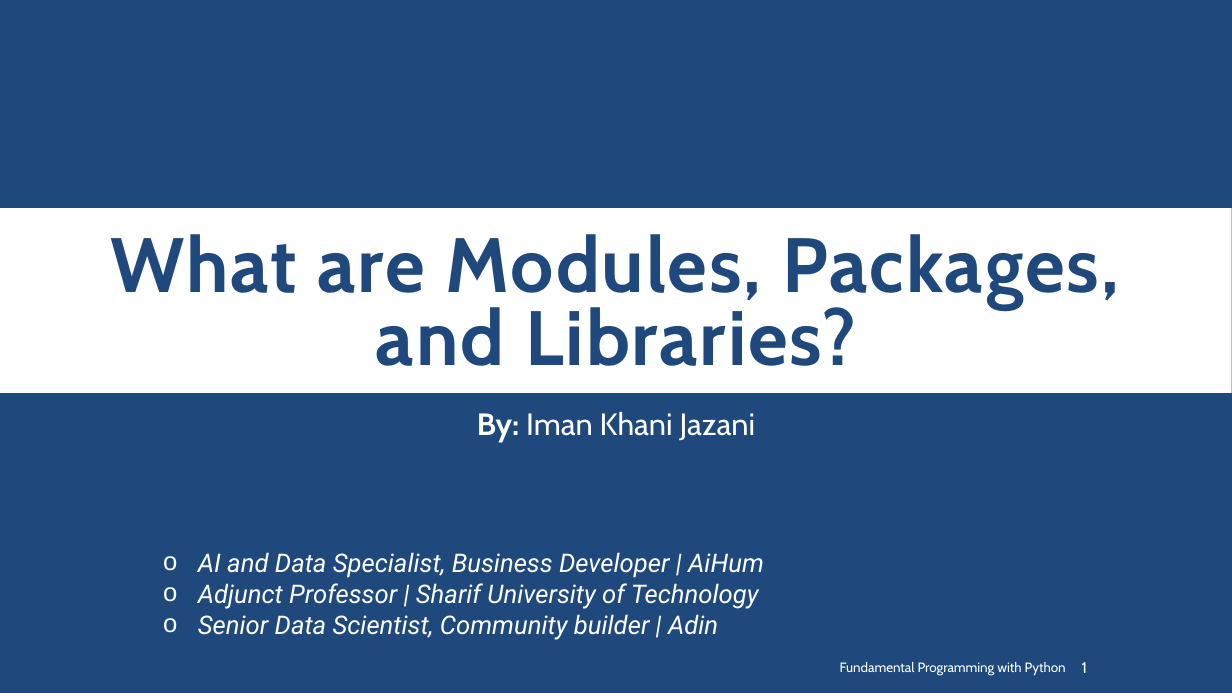
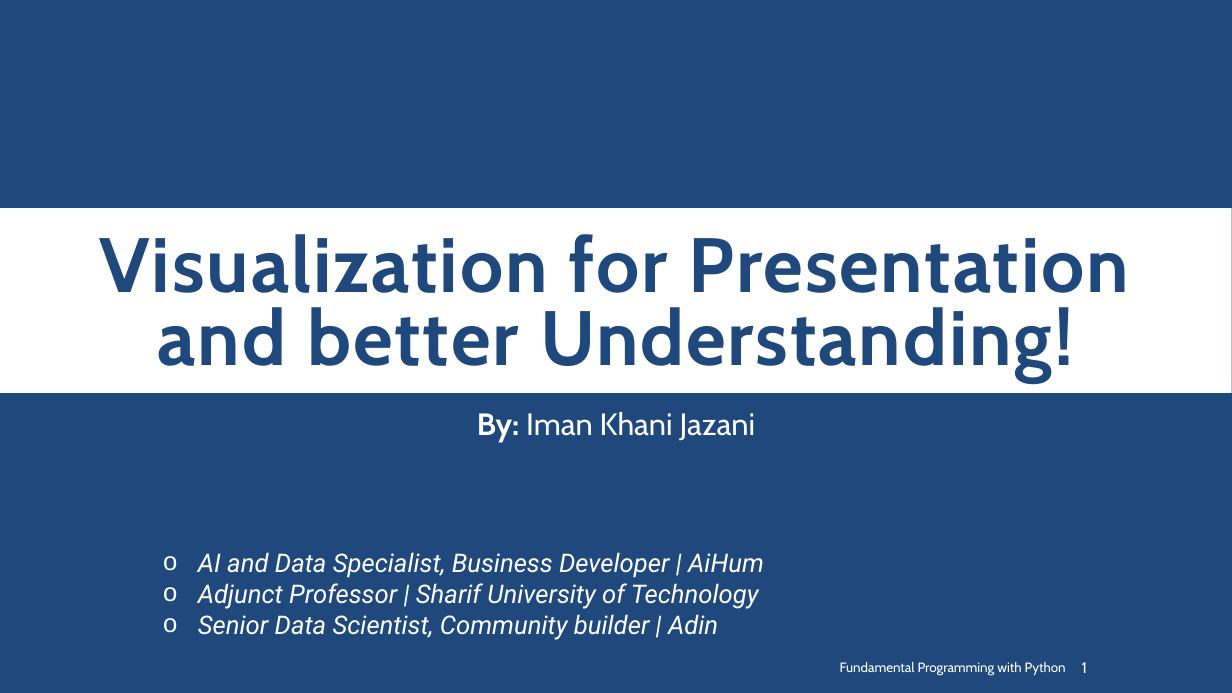
Before and after one commit to SharifPythonSpace/Course1401, a slide deck: slide 1 of Slide/17- Visualization for Presentation and better Understanding.pptx. Drawn at 1232x693 pixels with LibreOffice and Linux fonts; fonts in the diff are those of the drawing; background and template pictures are left out. Boxes give left, top, right and bottom in pixels: in the first picture for what was removed or moved away, otherwise in the second. Text is boxed around its words. In the diff, an @@ line names an element or a change of style, - is before the commit and + after.

```diff
--- a/Slide/17- Visualization for Presentation and better Understanding.pptx
+++ b/Slide/17- Visualization for Presentation and better Understanding.pptx
@@ title at box(100, 234, 1129, 383): text changed @@
-What are Modules, Packages, and Libraries?
+Visualization for Presentation and better Understanding!
```
Also in this commit, not shown: 6 other slides changed, 7 slides added.
